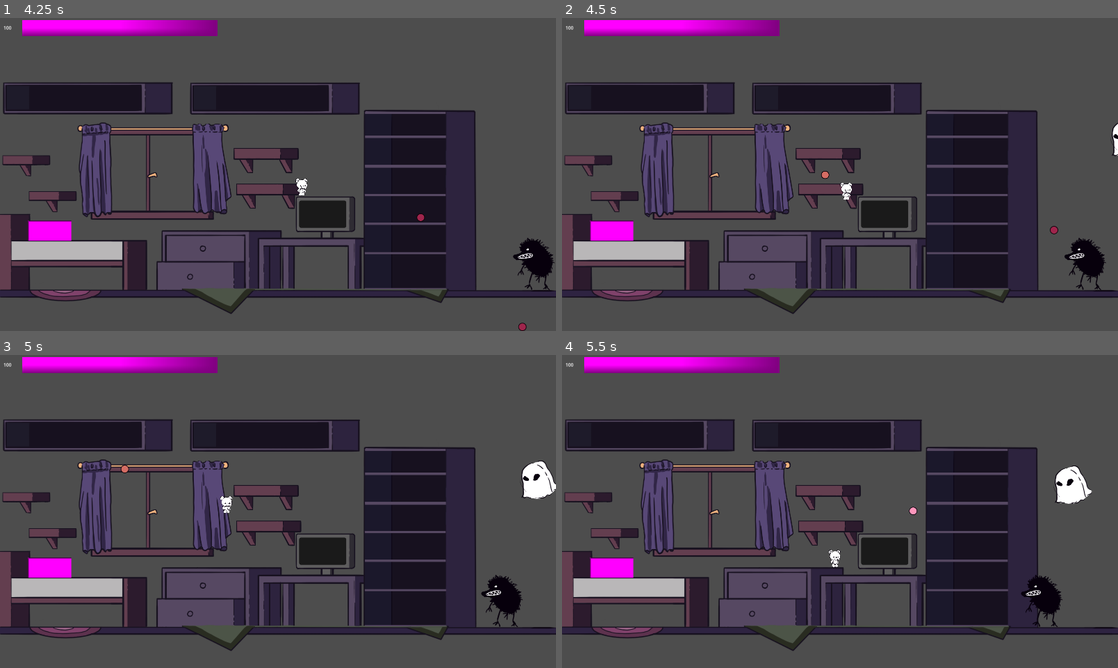
Above: before the commit, frames 1-4 (two rows, left to right).
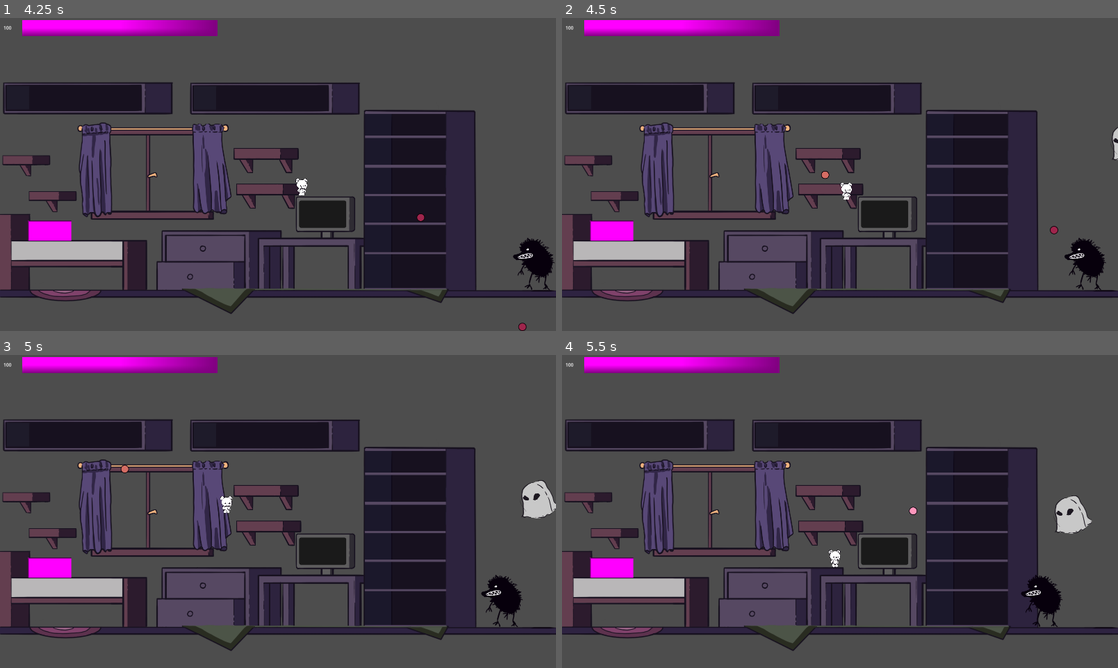
Above: after the commit, the same moments.

Repository: Karanval/CatStack
Game: Godot game, scene res://Scenes/TestScene/TestScene.tscn
The game is run twice, just before and just after one commit, with the same random seed, the same clock (stepped at 60 frames per second) and the same inputs.
Inputs (mouse positions are in pixels of both pictures, inside the frame that each line leads up to):
- Up to frame 1 (4.25 s): tap Enter at 0.5 s; move the mouse to (400, 158) at 0.52 s; press the mouse at (400, 158) at 0.53 s; hold D (Right) 0.53-2.03 s; tap Space (Jump) at 0.77, 1.52, 3.02, 3.77 s; move the mouse to (166, 190) at 1.27 s; release the mouse at (166, 190) at 1.28 s; click (166, 190) at 1.35 s; move the mouse to (333, 105) at 2.02 s; press the mouse at (333, 105) at 2.03 s; hold A (Left) 2.03-2.78 s; move the mouse to (250, 237) at 2.77 s; release the mouse at (250, 237) at 2.78 s; hold D (Right) from 2.78 s (still down); click (250, 237) at 2.85 s; move the mouse to (444, 221) at 3.52 s; press the mouse at (444, 221) at 3.53 s
- Up to frame 2 (4.5 s): move the mouse to (673, 127) at 4.27 s; release D (Right) at 4.28 s; release the mouse at (673, 127) at 4.28 s; hold A (Left) from 4.28 s (still down); click (673, 127) at 4.35 s
- Up to frame 3 (5 s): keep holding A (Left); tap Space (Jump) at 4.52 s
- Up to frame 4 (5.5 s): move the mouse to (867, 511) at 5.02 s; release A (Left) at 5.03 s; press the mouse at (867, 511) at 5.03 s; hold D (Right) from 5.03 s (still down)

Frame 1 is identical in both runs. In frame 2, 0.1% of the frame differs, in the area x 98-100%, y 33-46%; in frame 3, 0.9%; in frame 4, 1.1%, in the area x 88-96%, y 35-58%.

Commit message:
Update ghost behavior

Diff:
--- a/Scenes/Monsters/GhostMonster.tscn
+++ b/Scenes/Monsters/GhostMonster.tscn
@@ -9,11 +9,12 @@
 
 [node name="GhostMonster" type="RigidBody2D" groups=["monsters"]]
 collision_layer = 4
-collision_mask = 17
+collision_mask = 16
 gravity_scale = 0.0
 script = ExtResource("1_ltl8p")
 
 [node name="Sprite2D" type="Sprite2D" parent="."]
+modulate = Color(1, 1, 1, 0.694118)
 scale = Vector2(0.6, 0.6)
 texture = ExtResource("1_3xbhu")
 
--- a/Scenes/Monsters/ghost_monster.gd
+++ b/Scenes/Monsters/ghost_monster.gd
@@ -4,10 +4,21 @@
 
 var direction: Vector2
 
+@export var sin_magnitude_min := 3
+@export var sin_magnitude_max := 5
+@export var sin_frequency_min := 0.5
+@export var sin_frequency_max := 3
+
+var sin_magnitude
+var sin_frequency
+
 func _ready() -> void:
 	direction = (global_position - target).normalized()
+	randomize()
+	sin_magnitude = randf_range(sin_magnitude_min, sin_magnitude_max)
+	sin_frequency = randf_range(sin_frequency_min, sin_frequency_max)
 
 func get_velocity(delta: float):
 	movementTime += delta
-	#return Vector2(SPEED * speed_modifier * delta, )
-	return Vector2(SPEED * direction.x * speed_modifier * delta, SPEED * direction.y * speed_modifier * delta)
+	var ghostly_float = sin(sin_frequency * movementTime) * sin_magnitude
+	return Vector2(SPEED * direction.x * speed_modifier * delta, SPEED * ghostly_float * direction.y * speed_modifier * delta)
